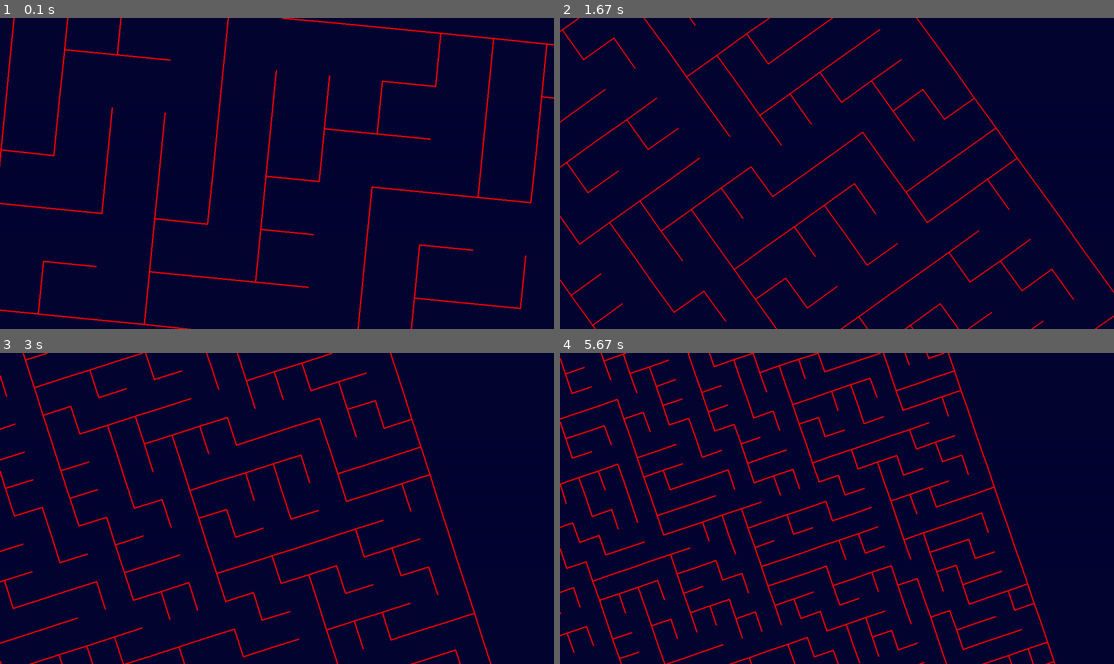
Above: before the commit, frames 1-4 (two rows, left to right).
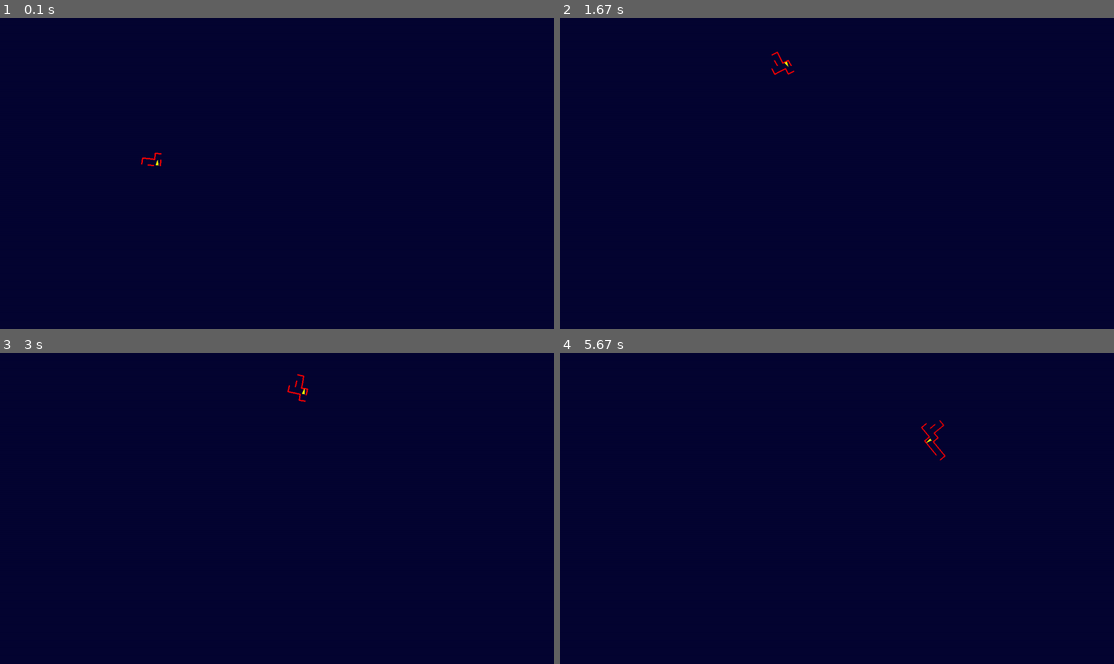
Above: after the commit, the same moments.

Repository: RageInTheCage/Random
Game: pygame game, started from Python/Labyrinth/Main.py
Same seed, same stepped clock (60 frames per second), same inputs: the game is played once before the commit and once after it.
Inputs:
- Up to frame 1 (0.1 s): no input
- Up to frame 2 (1.67 s): hold Right 0.33-0.8 s; hold Up 0.83-1.13 s; hold Right 1.17-1.63 s
- Up to frame 3 (3 s): hold Left 1.67-2.2 s; hold Down 2.23-2.53 s; hold Left 2.57-2.97 s
- Up to frame 4 (5.67 s): hold Right 3.4-4.03 s; hold Down 4.07-4.43 s; hold Left 4.47-4.93 s; hold Right 4.97-5.43 s; hold Up from 5.47 s (still down)

The runs differ from the first frame. In frame 1, 3.7% of the frame differs, in the area x 0-100%, y 0-100%; in frame 2, 3.9%; in frame 3, 5.2%; in frame 4, 7.2%, in the area x 0-90%, y 0-100%.

Commit message:
Player only has partial visibility now with fade after traversing maze.

Diff:
--- a/Python/Labyrinth/Cell.py
+++ b/Python/Labyrinth/Cell.py
@@ -15,6 +15,20 @@
             Direction.RIGHT
         ]
         self.walls = {}
+        self._visible_ = False
+        self.opacity = 0
+
+    @property
+    def visible(self):
+        return self._visible_
+
+    @visible.setter
+    def visible(self, value):
+        self._visible_ = value
+        if value:
+            self.opacity = 1
+        else:
+            self.opacity = 0
 
     def add_wall(self, wall_direction: Direction):
         if wall_direction.value in self.walls:
@@ -34,5 +48,17 @@
         self.exits.remove(wall_direction)
 
     def update(self):
+        if not self.visible:
+            return
+
+        self.opacity -= .001
+        if self.opacity <= 0:
+            self.visible = False
+            return
+
+        wall_colour = []
+        for element in self.wall_colour:
+            wall_colour.append(element * self.opacity)
+
         for wall in self.walls.values():
-            self.maze.draw_line(wall, self.wall_colour, self.wall_width)
+            self.maze.draw_line(wall, wall_colour, self.wall_width)
--- a/Python/Labyrinth/Main.py
+++ b/Python/Labyrinth/Main.py
@@ -26,6 +26,7 @@
 
 def initialise():
     pygame.init()
+    pygame.key.set_repeat(1, 10)  # use 10 as interval to speed things up.
     display = pygame.display.set_mode()
     pygame.display.set_caption("Labyrinth")
     clock = pygame.time.Clock()
--- a/Python/Labyrinth/Maze.py
+++ b/Python/Labyrinth/Maze.py
@@ -1,6 +1,5 @@
 import random
 import pygame
-import math
 
 from Cell import Cell
 from Direction import Direction
@@ -16,9 +15,9 @@
         self.origin = (int(self.display_width / 2), int(self.display_height / 2))
         self.cells = self.__create_cells(dimensions)
         self.angle_in_radians = 0
-        self.ange_step = 0.05
-        self.scale = 10
-        self.scale_factor = None
+        self.angle_step = 0.05
+        self.scale = 90
+        self.scale_factor = self.display_width / self.scale
 
     def update(self):
         self.__change_perspective()
@@ -33,10 +32,10 @@
         pygame.draw.line(self.display, colour, rotated_from, rotated_to, width)
 
     def __change_perspective(self):
-        self.angle_in_radians += self.ange_step
-        if self.ange_step > -.001:
-            self.ange_step -= 0.001
-        self.scale += .2
+        self.angle_in_radians += self.angle_step
+        if self.angle_step > -.002:
+            self.angle_step -= 0.0005
+        #self.scale += .2
         self.scale_factor = self.display_width / self.scale
 
     def __create_cells(self, dimensions):
--- a/Python/Labyrinth/Player.py
+++ b/Python/Labyrinth/Player.py
@@ -6,11 +6,28 @@
 
 class Player:
     def __init__(self, maze, location):
-        #maze.offset = location
         self.maze = maze
         self.point = Point(location)
         self.colour = pygame.Color("yellow")
         self.direction = Direction.UP
+        self.look()
+
+    def look(self):
+        directions = (
+            self.direction,
+            self.direction.rotate_clockwise(),
+            self.direction.rotate_anticlockwise()
+        )
+
+        for direction in directions:
+            visible_cell = self.current_cell
+            for distance in range(0, 5):
+                visible_cell.visible = True
+                if direction not in visible_cell.exits:
+                    break
+
+                adjacent_point = visible_cell.point.get_adjacent_point(direction)
+                visible_cell = self.maze.cells[adjacent_point]
 
     def update(self):
         pointlist = []
@@ -47,10 +64,15 @@
         elif event.key == pygame.K_RIGHT:
             self.direction = self.direction.rotate_clockwise()
 
+        self.look()
+
     def __move_if_possible(self, direction):
-        current_cell = self.maze.cells[self.point.location]
-        if direction not in current_cell.exits:
+        if direction not in self.current_cell.exits:
             return
 
-        #self.maze.offset = self.point.location
         self.point.move(direction)
+        self.look()
+
+    @property
+    def current_cell(self):
+        return self.maze.cells[self.point.location]
--- a/Python/Labyrinth/Point.py
+++ b/Python/Labyrinth/Point.py
@@ -8,8 +8,11 @@
         self.location = location
 
     def move(self, direction):
+        self.location = self.get_adjacent_point(direction)
+
+    def get_adjacent_point(self, direction):
         movements = self.movements()
-        self.location = self.offset(movements[direction])
+        return self.offset(movements[direction])
 
     def offset(self, offset):
         return self.location[0] + offset[0], self.location[1] + offset[1]
